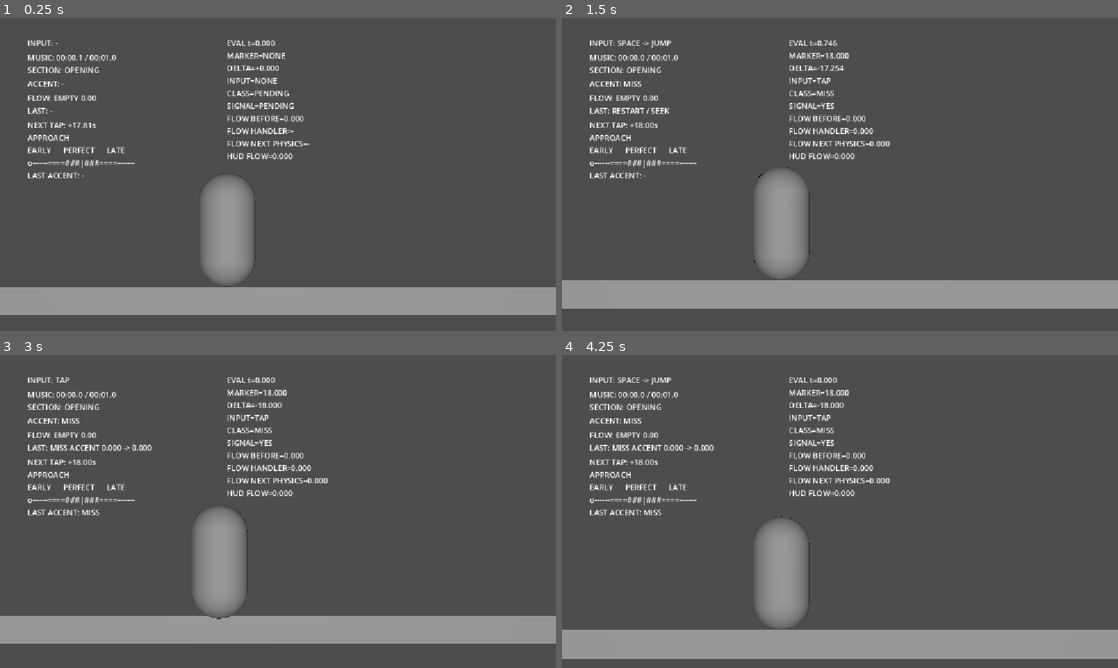
Above: before the commit, frames 1-4 (two rows, left to right).
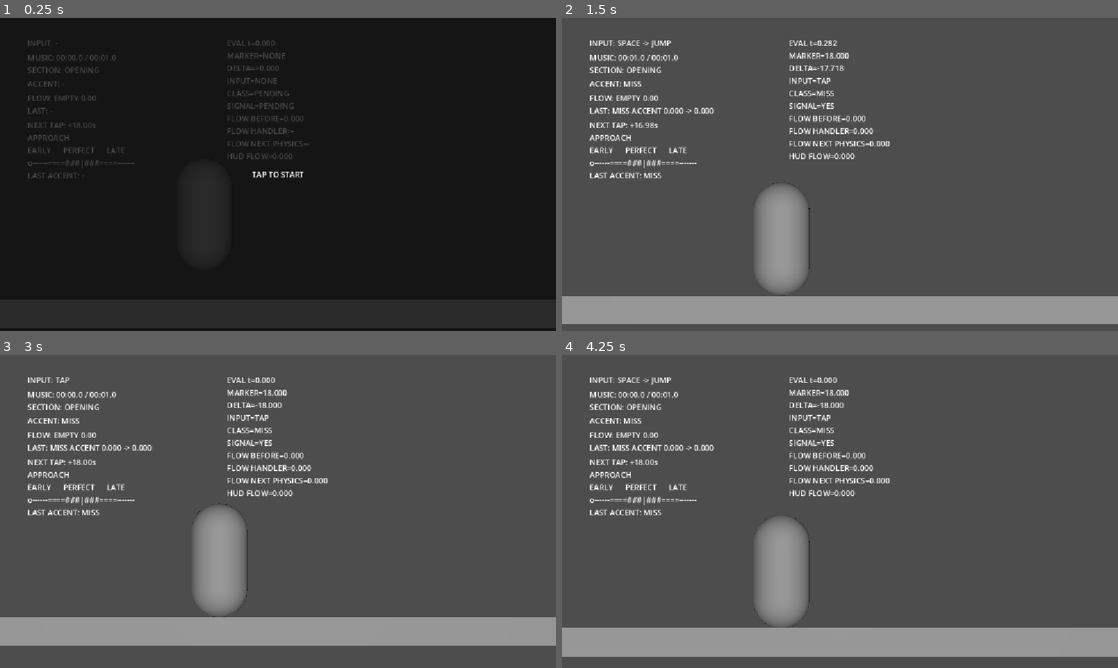
Above: after the commit, the same moments.

Repository: cemtheman/pasderun
Game: Godot game, scene res://scenes/gameplay/generated/graceful_opening_00_30_runtime.tscn
Two runs of this game, one before a commit and one after it. Both use one fixed random seed, a clock stepped at 60 frames per second and the inputs below. Sound files missing from this copy of the repository are replaced by a short silence.
Inputs (mouse positions are in pixels of both pictures, inside the frame that each line leads up to):
- Up to frame 1 (0.25 s): no input
- Up to frame 2 (1.5 s): tap Enter at 0.5 s; move the mouse to (962, 158) at 0.52 s; tap Space (jump) at 0.6, 0.77, 1.07 s; click (962, 158) at 0.67 s; drag from (728, 190) to (812, 237) at 1.27 s
- Up to frame 3 (3 s): move the mouse to (333, 442) at 2.02 s; tap Space (jump) at 2.1 s; click (333, 442) at 2.17 s; drag from (250, 574) to (111, 464) at 2.77 s
- Up to frame 4 (4.25 s): tap Space (jump) at 3.5, 3.6, 3.77, 4.07 s; move the mouse to (1006, 558) at 3.52 s; click (1006, 558) at 3.67 s

The runs differ from the first frame. In frame 1, 100% of the frame differs, in the area x 0-100%, y 0-100%; in frame 2, 11%; in frame 3, 1.1%; in frame 4, 1.4%.

Commit message:
fix: gate mobile runtime start on user input

Diff:
--- a/scenes/gameplay/generated/graceful_opening_00_30_runtime.tscn
+++ b/scenes/gameplay/generated/graceful_opening_00_30_runtime.tscn
@@ -12,6 +12,7 @@
 [ext_resource type="Script" uid="uid://bagrec1bocuaq" path="res://scenes/gameplay/tap_timing_debug.gd" id="10_tap_debug"]
 [ext_resource type="Script" uid="uid://croawgsco8b5c" path="res://scenes/gameplay/accent_runtime_trace.gd" id="11_trace"]
 [ext_resource type="Script" uid="uid://cw63t1pduqsu6" path="res://scenes/gameplay/ascii_debug_hud.gd" id="12_ascii_hud"]
+[ext_resource type="Script" path="res://scenes/gameplay/runtime_start_gate.gd" id="13_start_gate"]
 
 [sub_resource type="CapsuleMesh" id="CapsuleMesh_runtime"]
 
@@ -50,7 +51,6 @@
 
 [node name="AudioStreamPlayer" type="AudioStreamPlayer" parent="Music" unique_id=32499196]
 stream = ExtResource("4_music")
-autoplay = true
 
 [node name="MusicTimeline" type="Node" parent="Music" unique_id=1206020740 node_paths=PackedStringArray("audio_player", "debug_label")]
 script = ExtResource("5_timeline")
@@ -83,6 +83,16 @@
 flow_tracker = NodePath("../FlowTracker")
 flow_debug_label = NodePath("../DebugHUD/FlowDebug")
 trace_label = NodePath("../DebugHUD/AccentRuntimeTrace")
+
+[node name="RuntimeStartGate" type="Node" parent="." node_paths=PackedStringArray("dancer", "music_root", "audio_player", "flow_tracker", "tap_timing_debug", "accent_runtime_trace", "overlay")]
+script = ExtResource("13_start_gate")
+dancer = NodePath("../Dancer")
+music_root = NodePath("../Music")
+audio_player = NodePath("../Music/AudioStreamPlayer")
+flow_tracker = NodePath("../FlowTracker")
+tap_timing_debug = NodePath("../TapTimingDebug")
+accent_runtime_trace = NodePath("../AccentRuntimeTrace")
+overlay = NodePath("../StartGateOverlay")
 
 [node name="Dancer" type="CharacterBody3D" parent="." unique_id=681487939 node_paths=PackedStringArray("input_debug_label")]
 transform = Transform3D(1, 0, 0, 0, 1, 0, 0, 0, 1, 0, 1.5, 0)
@@ -154,3 +164,31 @@
 FLOW HANDLER=-
 FLOW NEXT PHYSICS=-
 HUD FLOW=0.000"
+
+[node name="StartGateOverlay" type="CanvasLayer" parent="."]
+layer = 100
+
+[node name="Dimmer" type="ColorRect" parent="StartGateOverlay"]
+anchors_preset = 15
+anchor_right = 1.0
+anchor_bottom = 1.0
+grow_horizontal = 2
+grow_vertical = 2
+mouse_filter = 2
+color = Color(0, 0, 0, 0.72)
+
+[node name="Prompt" type="Label" parent="StartGateOverlay"]
+anchors_preset = 8
+anchor_left = 0.5
+anchor_top = 0.5
+anchor_right = 0.5
+anchor_bottom = 0.5
+offset_left = -110.0
+offset_top = -22.0
+offset_right = 110.0
+offset_bottom = 22.0
+grow_horizontal = 2
+grow_vertical = 2
+text = "TAP TO START"
+horizontal_alignment = 1
+vertical_alignment = 1
--- /dev/null
+++ b/scenes/gameplay/runtime_start_gate.gd
@@ -0,0 +1,72 @@
+extends Node
+
+signal runtime_started
+
+@export var dancer: CharacterBody3D
+@export var music_root: Node
+@export var audio_player: AudioStreamPlayer
+@export var flow_tracker: Node
+@export var tap_timing_debug: Node
+@export var accent_runtime_trace: Node
+@export var overlay: CanvasLayer
+
+var _started := false
+
+
+func _ready() -> void:
+	if (
+		dancer == null
+		or music_root == null
+		or audio_player == null
+		or flow_tracker == null
+		or tap_timing_debug == null
+		or accent_runtime_trace == null
+		or overlay == null
+	):
+		push_error("RuntimeStartGate requires all runtime and overlay references.")
+		set_process_input(false)
+		return
+
+	audio_player.stop()
+	music_root.process_mode = Node.PROCESS_MODE_DISABLED
+	dancer.process_mode = Node.PROCESS_MODE_DISABLED
+	flow_tracker.process_mode = Node.PROCESS_MODE_DISABLED
+	tap_timing_debug.process_mode = Node.PROCESS_MODE_DISABLED
+	accent_runtime_trace.process_mode = Node.PROCESS_MODE_DISABLED
+	overlay.visible = true
+
+
+func _input(event: InputEvent) -> void:
+	if _started or not _is_valid_start_event(event):
+		return
+
+	_started = true
+	get_viewport().set_input_as_handled()
+
+	# Web audio must be unlocked synchronously inside the user gesture.
+	music_root.process_mode = Node.PROCESS_MODE_INHERIT
+	flow_tracker.process_mode = Node.PROCESS_MODE_INHERIT
+	tap_timing_debug.process_mode = Node.PROCESS_MODE_INHERIT
+	accent_runtime_trace.process_mode = Node.PROCESS_MODE_INHERIT
+	audio_player.play(0.0)
+	overlay.visible = false
+
+	# Dancer stays disabled until this input event has fully left the tree, so
+	# the start gesture cannot also become a Tap, jump, hold, or swipe.
+	call_deferred("_enable_dancer_after_start_input")
+
+
+func _enable_dancer_after_start_input() -> void:
+	dancer.process_mode = Node.PROCESS_MODE_INHERIT
+	runtime_started.emit()
+	set_process_input(false)
+
+
+func _is_valid_start_event(event: InputEvent) -> bool:
+	if event is InputEventScreenTouch:
+		return event.pressed
+	if event is InputEventMouseButton:
+		return event.pressed and event.button_index == MOUSE_BUTTON_LEFT
+	if event is InputEventKey:
+		return event.pressed and not event.echo
+	return false
Not shown, changed: tools/music_analyzer/test_generated_runtime_scene.py
Not shown, added: tools/music_analyzer/test_runtime_start_gate.py
Not shown, changed: tools/music_analyzer/test_web_launch_config.py
